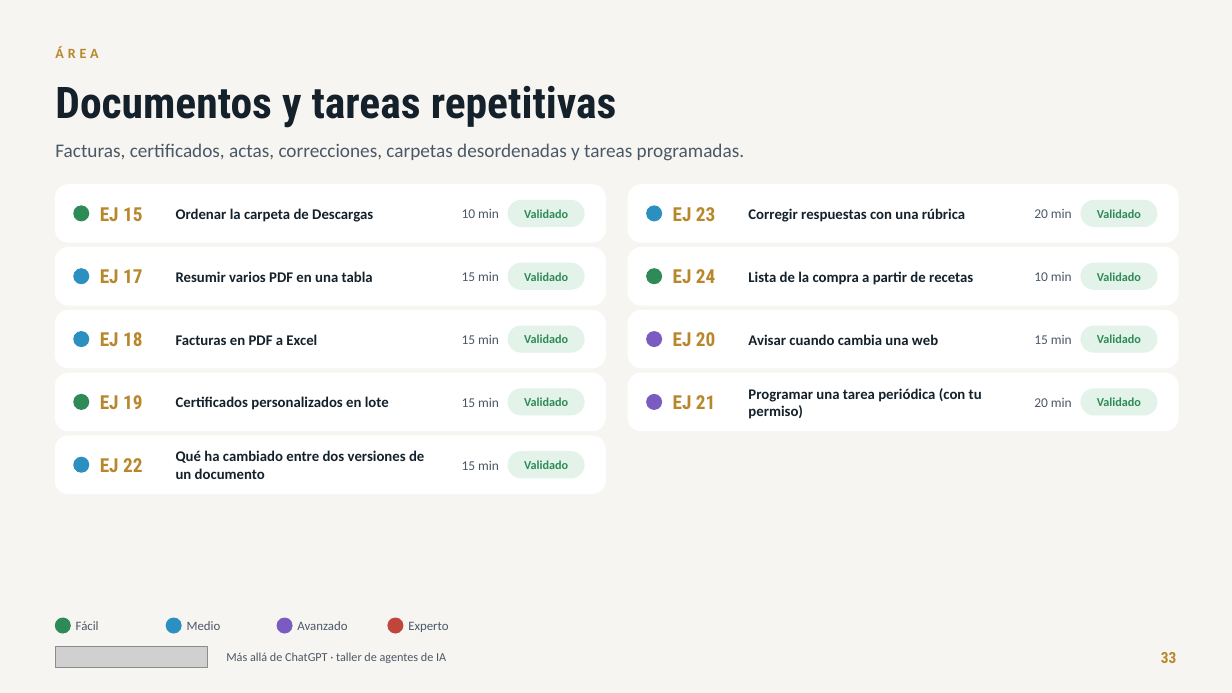
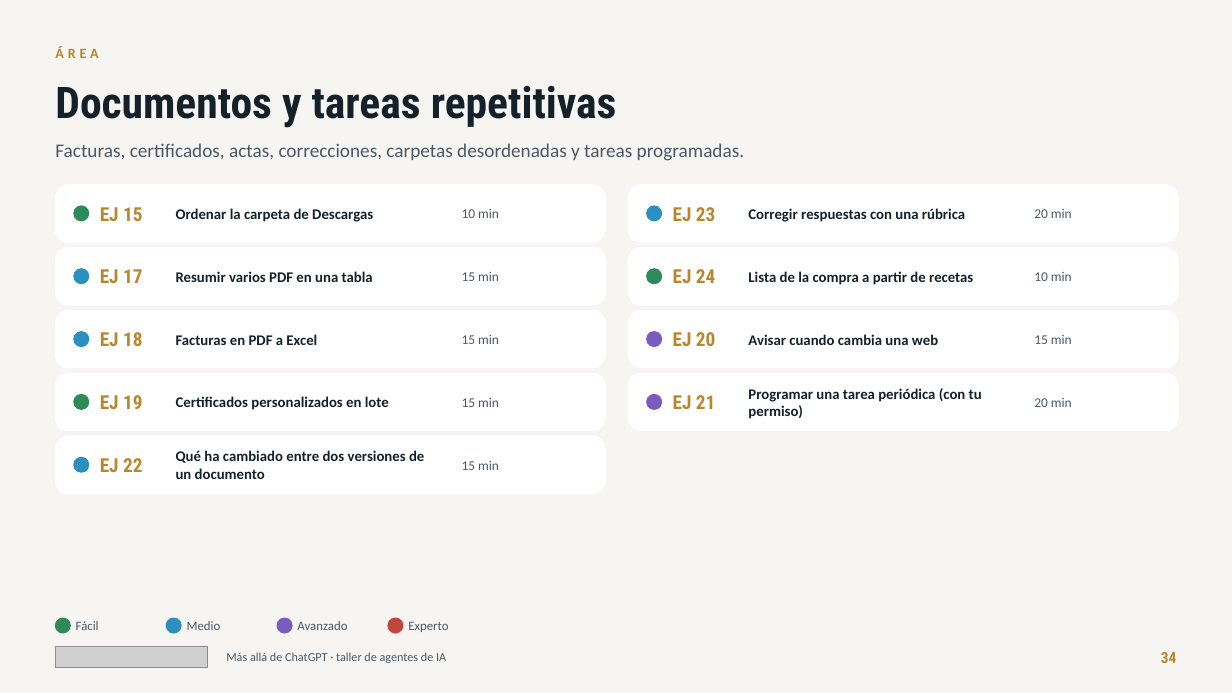
Before and after one commit to jlasherasTracasa/taller_semana_ia_2026, a slide deck: slide 34 of presentacion/taller-agentes-ia.pptx (slide 33 before the commit). Drawn at 1232x693 pixels with LibreOffice and Linux fonts; fonts in the diff are those of the drawing; grey boxes stand for pictures. Boxes give left, top, right and bottom in pixels: in the first picture for what was removed or moved away, otherwise in the second. Text is boxed around its words. In the diff, an @@ line names an element or a change of style, - is before the commit and + after.

```diff
--- a/presentacion/taller-agentes-ia.pptx
+++ b/presentacion/taller-agentes-ia.pptx
@@ rounded rectangle removed at <box>508,201,584,226</box> @@
@@ text removed at <box>524,209,568,218</box> @@
-Validado
@@ rounded rectangle removed at <box>1081,201,1157,226</box> @@
@@ text removed at <box>1097,209,1141,218</box> @@
-Validado
@@ rounded rectangle removed at <box>508,263,584,289</box> @@
@@ rounded rectangle removed at <box>1081,263,1157,289</box> @@
@@ text removed at <box>524,272,568,281</box> @@
-Validado
@@ text removed at <box>1097,272,1141,281</box> @@
-Validado
@@ rounded rectangle removed at <box>508,326,584,352</box> @@
@@ rounded rectangle removed at <box>1081,326,1157,352</box> @@
@@ text removed at <box>524,334,568,343</box> @@
-Validado
@@ text removed at <box>1097,334,1141,343</box> @@
-Validado
@@ rounded rectangle removed at <box>508,389,584,415</box> @@
@@ rounded rectangle removed at <box>1081,389,1157,415</box> @@
@@ text removed at <box>524,397,568,406</box> @@
-Validado
@@ text removed at <box>1097,397,1141,406</box> @@
-Validado
@@ rounded rectangle removed at <box>508,452,584,478</box> @@
@@ text removed at <box>524,460,568,469</box> @@
-Validado
@@ text at <box>1161,652,1177,663</box>: text changed @@
-33
+34
```
Also in this commit, not shown: 46 other slides changed, 1 slide added, 2 other files.
